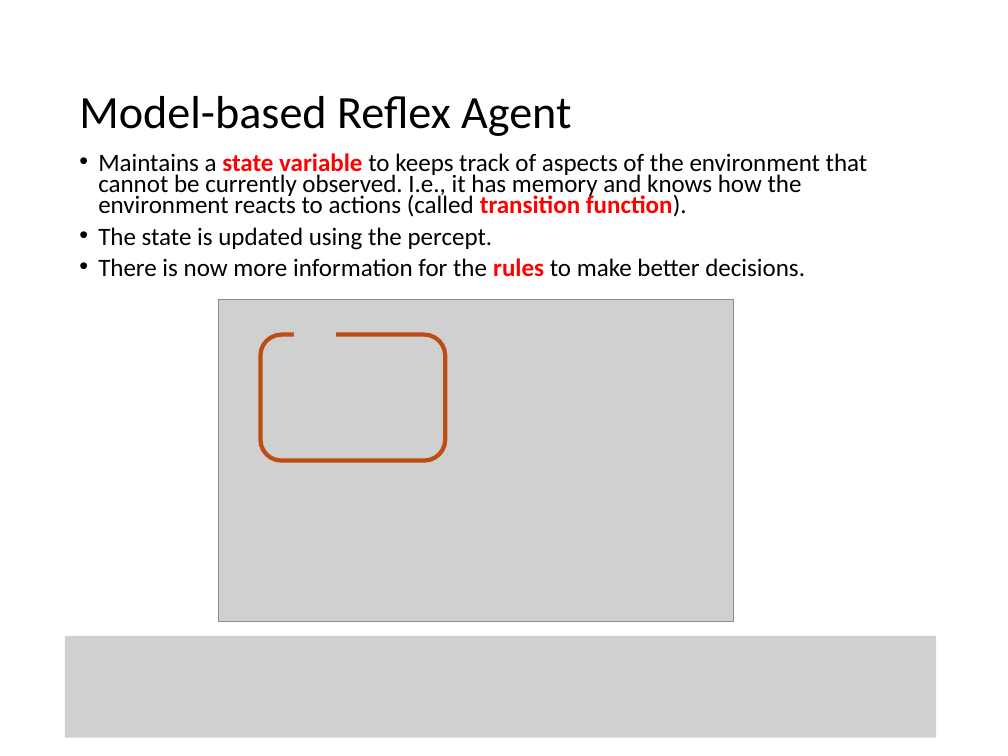
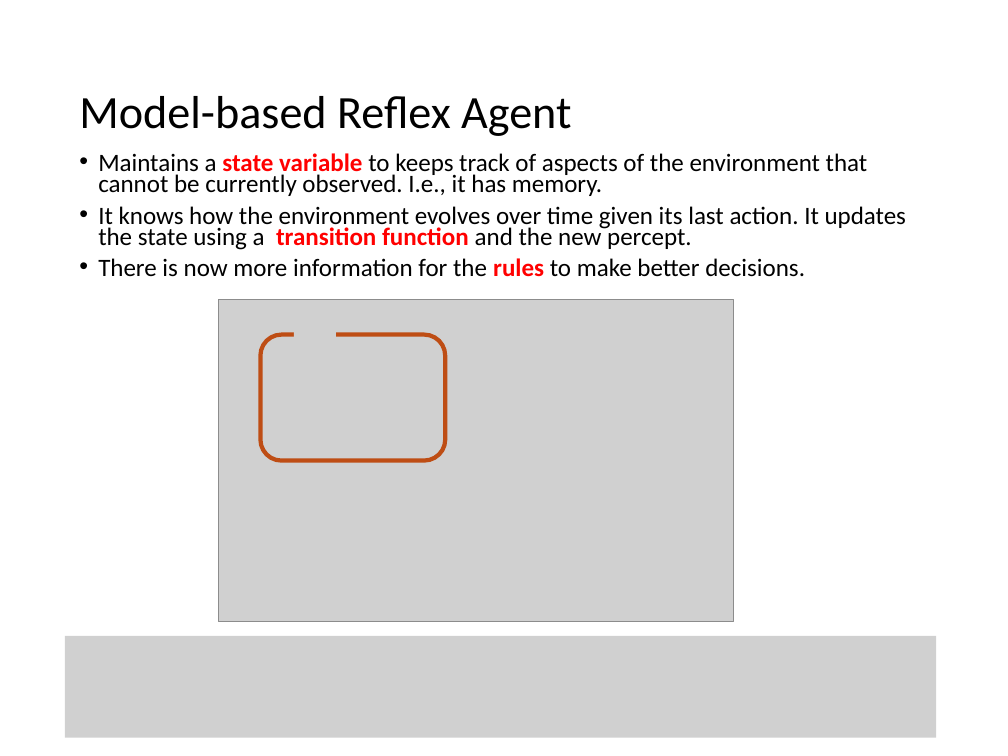
Before and after one commit to mhahsler/CS7320-AI, a slide deck: slide 24 of slides/02_agents.pptx. Drawn at 1008x756 pixels with LibreOffice and Linux fonts; fonts in the diff are those of the drawing; grey boxes stand for pictures. Boxes give left, top, right and bottom in pixels: in the first picture for what was removed or moved away, otherwise in the second. Text is boxed around its words. In the diff, an @@ line names an element or a change of style, - is before the commit and + after.

```diff
--- a/slides/02_agents.pptx
+++ b/slides/02_agents.pptx
@@ text at [98,153,906,250]: text changed @@
-• Maintains a state variable to keeps track of aspects of the environment that cannot be currently observed. I.e., it has memory and knows how the environment reacts to actions (called transition function).
-• The state is updated using the percept.
+• Maintains a state variable to keeps track of aspects of the environment that cannot be currently observed. I.e., it has memory.
+• It knows how the environment evolves over time given its last action. It updates the state using a transition function and the new percept.
```
Also in this commit, not shown: 5 other slides changed, 1 other file.
